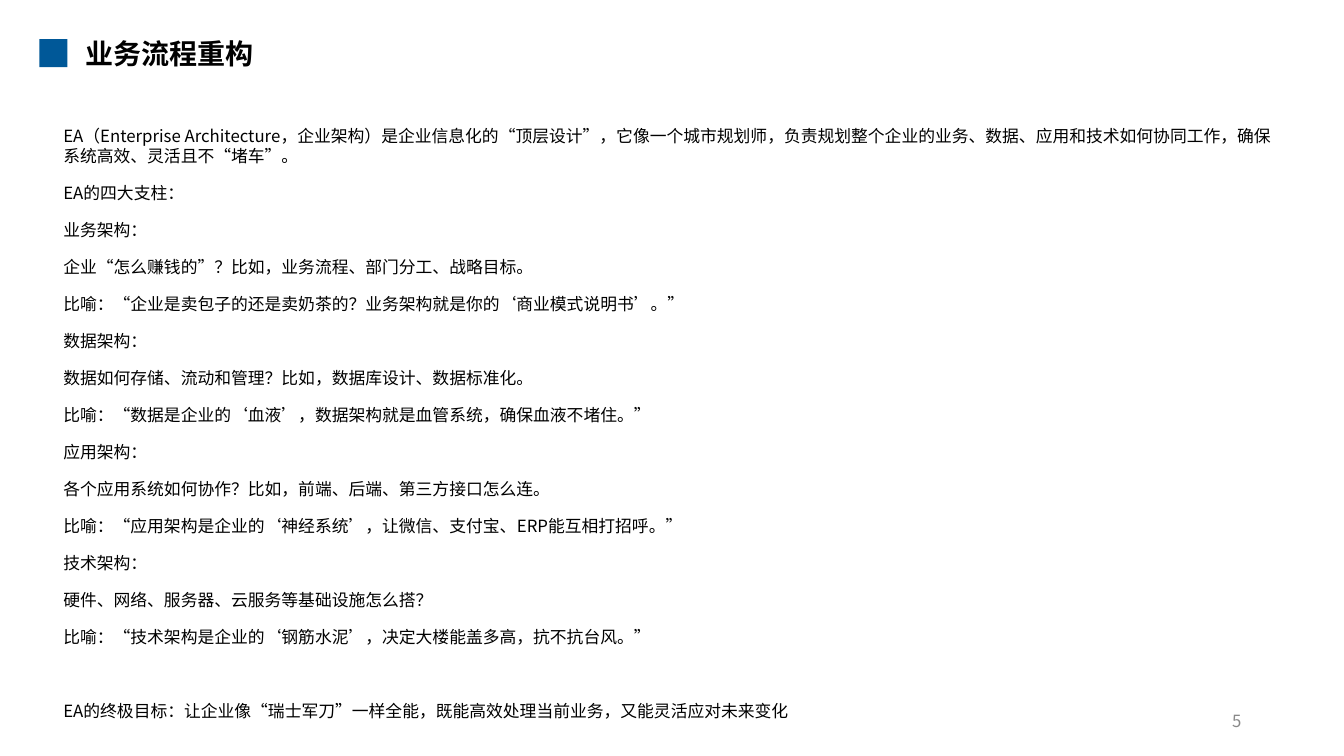
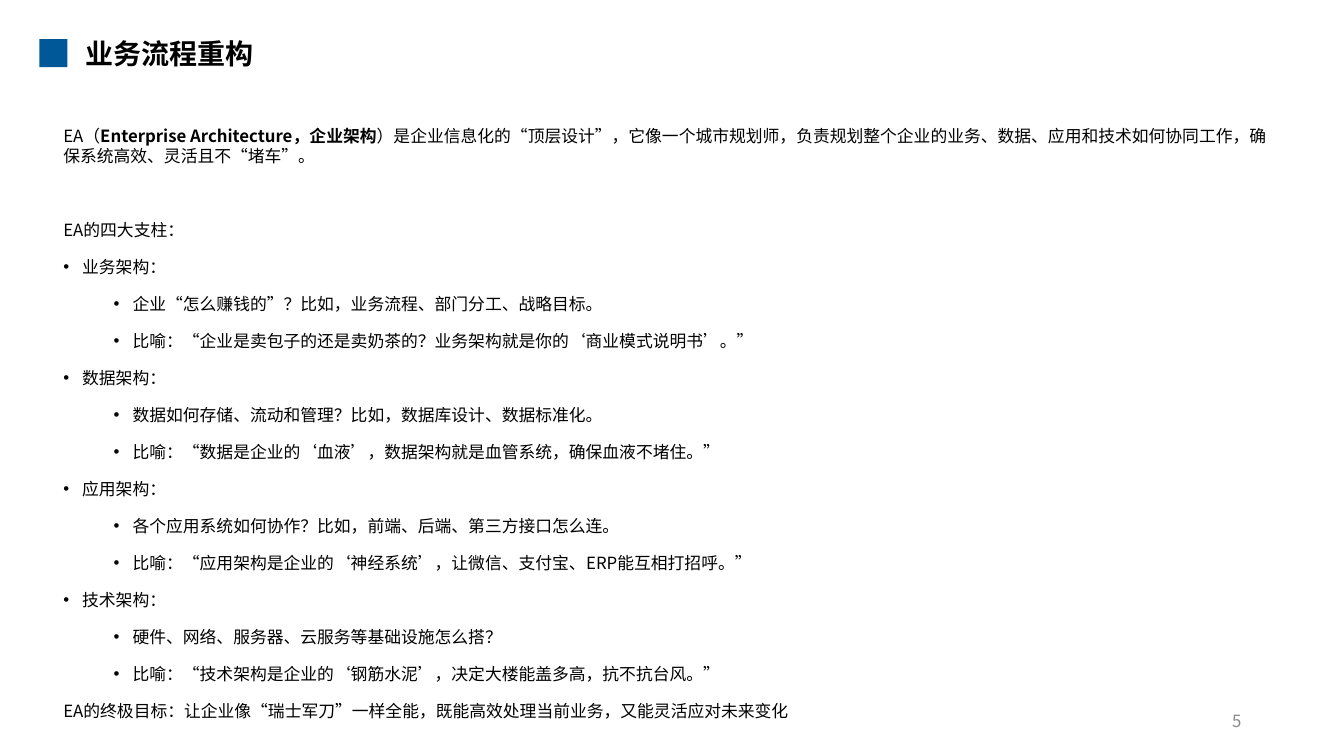
Before and after one commit to mengqinxue/KBase, a slide deck: slide 6 of 02_Architecture/Presentations/知识分享 - 架构重构.pptx. Drawn at 1344x756 pixels with LibreOffice and Linux fonts; fonts in the diff are those of the drawing. Boxes give left, top, right and bottom in pixels: in the first picture for what was removed or moved away, otherwise in the second. Text is boxed around its words. In the diff, an @@ line names an element or a change of style, - is before the commit and + after.

```diff
--- a/02_Architecture/Presentations/知识分享 - 架构重构.pptx
+++ b/02_Architecture/Presentations/知识分享 - 架构重构.pptx
@@ text at [63,127,1266,682]: bold on in "EA（Enterprise Architecture，企业架构）是企业信息化的“顶层设计”，它像一个城市规划师，负责规划 ..."; bullet none to •; list level 1 to 2 in "企业“怎么赚钱的”？比如，业务流程、部门分工、战略目标。"; list level 1 to 2 in "比喻：“企业是卖包子的还是卖奶茶的？业务架构就是你的‘商业模式说明书’。”"; list level 1 to 2 in "数据如何存储、流动和管理？比如，数据库设计、数据标准化。"; list level 1 to 2 in "比喻：“数据是企业的‘血液’，数据架构就是血管系统，确保血液不堵住。”"; list level 1 to 2 in "各个应用系统如何协作？比如，前端、后端、第三方接口怎么连。"; list level 1 to 2 in "比喻：“应用架构是企业的‘神经系统’，让微信、支付宝、ERP能互相打招呼。”"; list level 1 to 2 in "硬件、网络、服务器、云服务等基础设施怎么搭？"; list level 1 to 2 in "比喻：“技术架构是企业的‘钢筋水泥’，决定大楼能盖多高，抗不抗台风。”" @@
```
Also in this commit, not shown: 5 other slides changed, 8 slides added, 2 slides removed.
